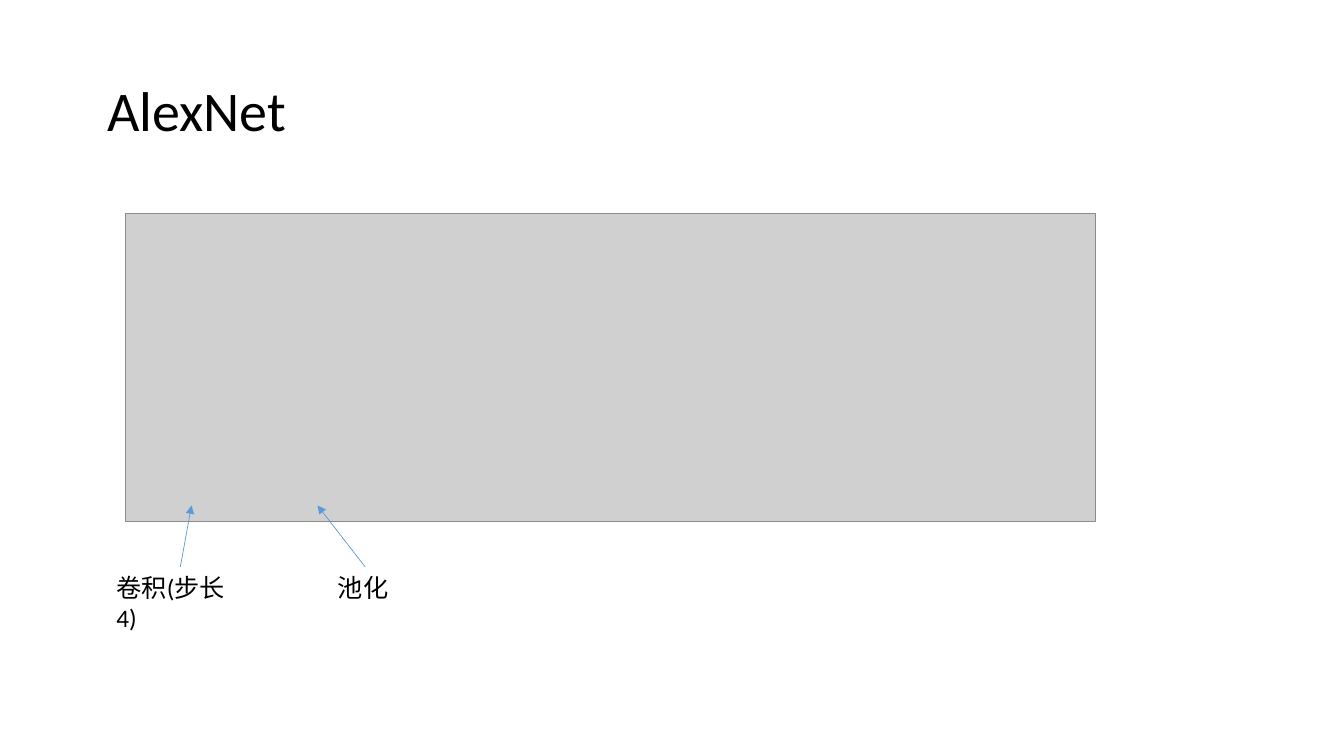
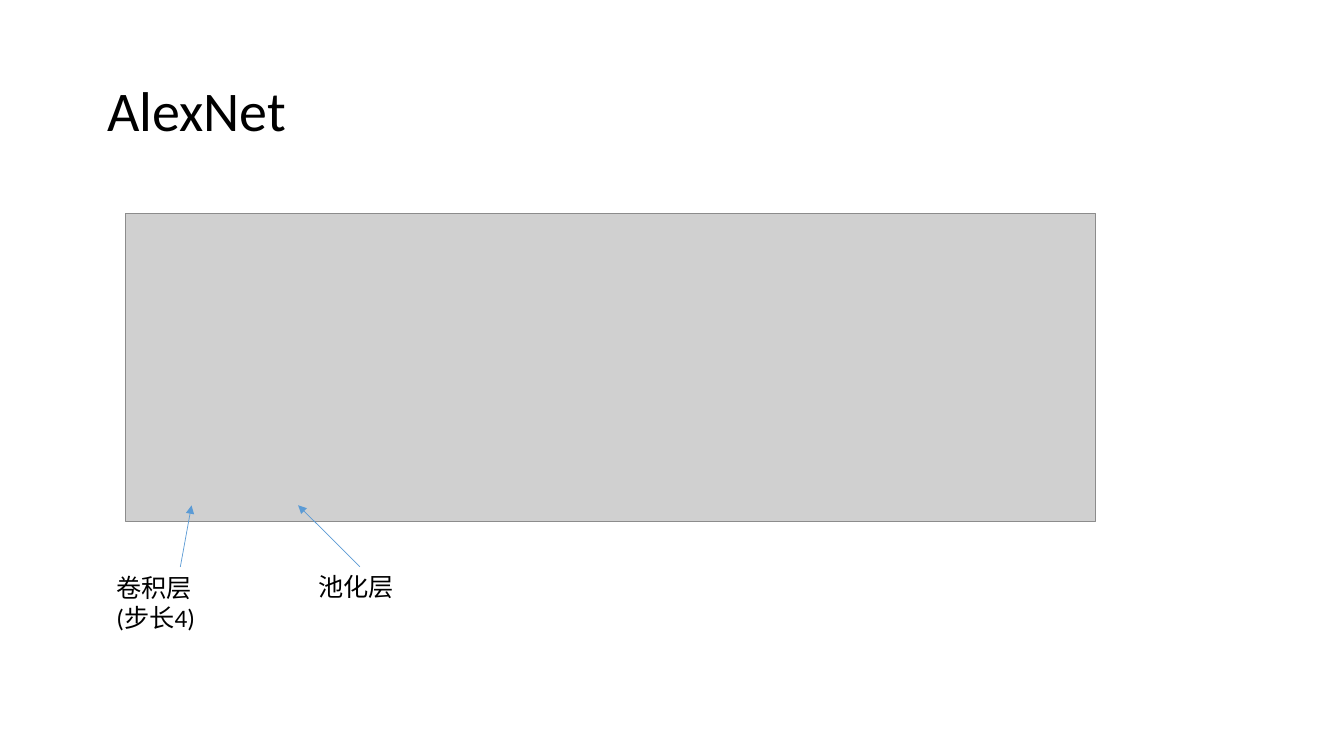
Before and after one commit to EnhaoSun/MyNotes, a slide deck: slide 23 of Artificial Intelligence.pptx (slide 18 before the commit). Drawn at 1344x756 pixels with LibreOffice and Linux fonts; fonts in the diff are those of the drawing; grey boxes stand for pictures. Boxes give left, top, right and bottom in pixels: in the first picture for what was removed or moved away, otherwise in the second. Text is boxed around its words. In the diff, an @@ line names an element or a change of style, - is before the commit and + after.

Commit message:
update

```diff
--- a/Artificial Intelligence.pptx
+++ b/Artificial Intelligence.pptx
@@ arrow moved from (365, 567) - (318, 505) to (360, 567) - (298, 505) @@
@@ text at [116,575,194,631]: text changed @@
-卷积(步长4)
+卷积层
+(步长4)
@@ text at [318,575,394,598]: text changed @@
-池化
+池化层
```
Also in this commit, not shown: 2 other slides changed, 5 slides added.
